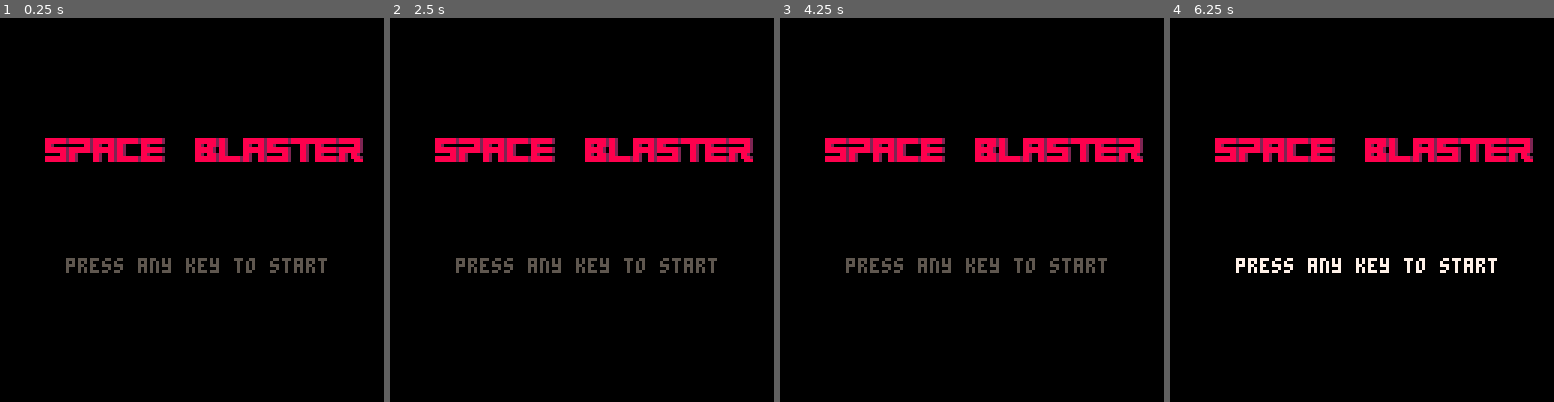
Above: before the commit, frames 1-4 (left to right).
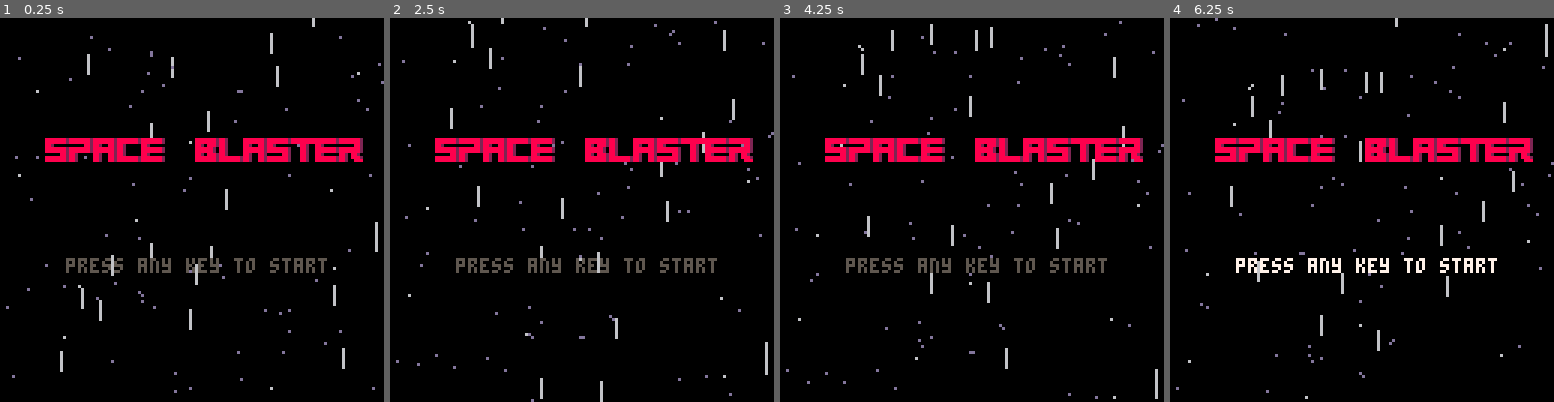
Above: after the commit, the same moments.

Repository: simonanger/pico8_shmup
Game: PICO-8 cartridge shmup.p8
Two runs of this game, one before a commit and one after it. Both use one fixed random seed, a clock stepped at 60 frames per second and the inputs below.
Inputs:
- Up to frame 1 (0.25 s): no input
- Up to frame 2 (2.5 s): tap O (Z key) at 0.33, 0.7, 1.43, 2.22 s; tap X (X key) at 1.07, 2.07, 2.4 s; hold Left 1.97-2.37 s; hold Down from 2.42 s (still down)
- Up to frame 3 (4.25 s): tap X (X key) every 0.33 s from 2.73 to 4.07 s; release Down at 2.82 s; hold Right 2.87-3.53 s; tap O (Z key) at 3.1, 3.98 s; hold Up 3.58-4.08 s; hold Right from 4.13 s (still down)
- Up to frame 4 (6.25 s): tap X (X key) every 0.33 s from 4.4 to 6.07 s; release Right at 4.53 s; hold Down 4.58-5.08 s; tap O (Z key) at 4.87, 5.75 s; hold Left 5.13-5.8 s; hold Up 5.85-6.18 s; hold Left from 6.23 s (still down)

The runs differ from the first frame. In frame 1, 1.2% of the frame differs, in the area x 1-100%, y 0-98%; in frame 2, 1.2%; in frame 3, 1.2%; in frame 4, 1.3%, in the area x 1-100%, y 0-100%.

Commit message:
added starfield to first page

Diff:
--- a/shmup.p8
+++ b/shmup.p8
@@ -279,7 +279,7 @@
 
 function draw_start()
  cls(0)
-
+ starfield()
  -- draw space
  spcspr={65,66,67,68,69}
  for i=1,#spcspr do
